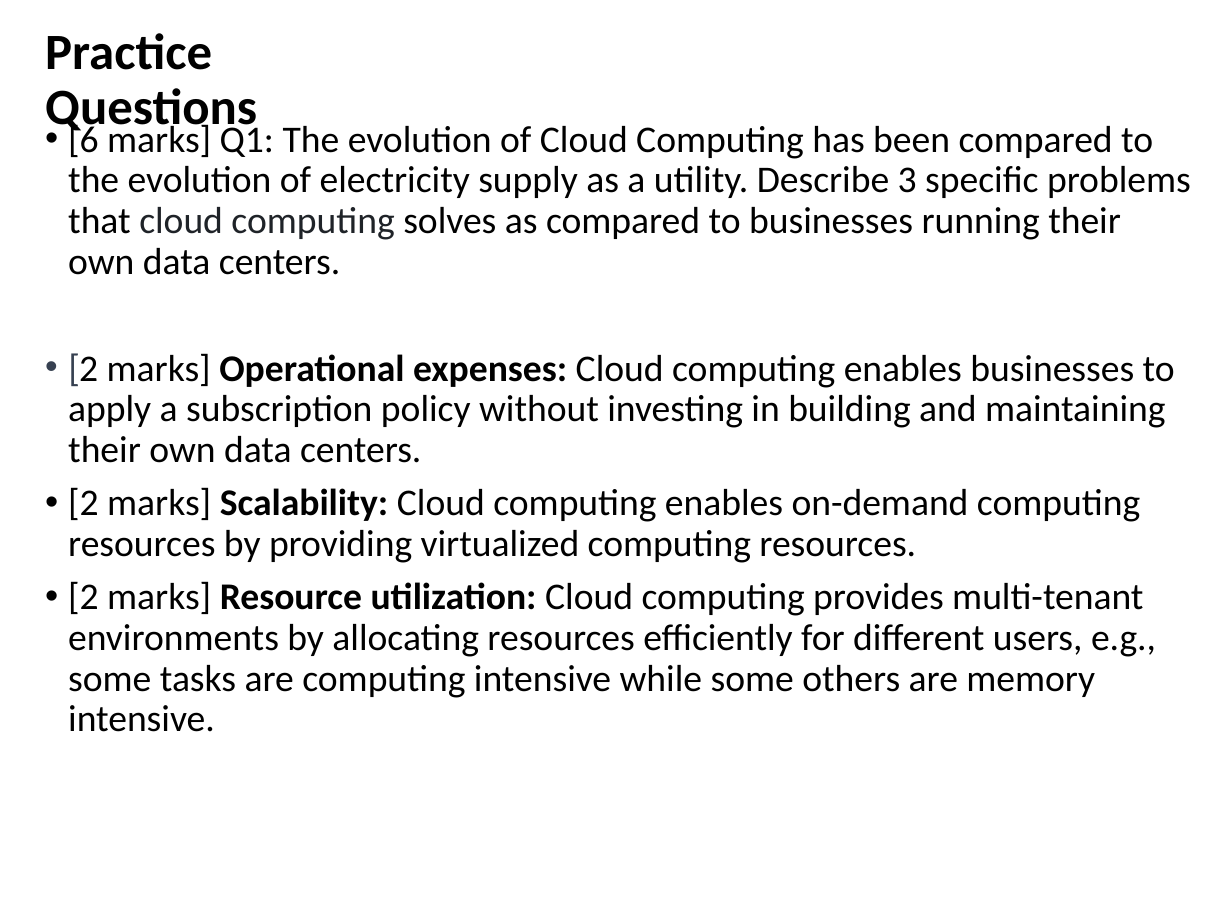
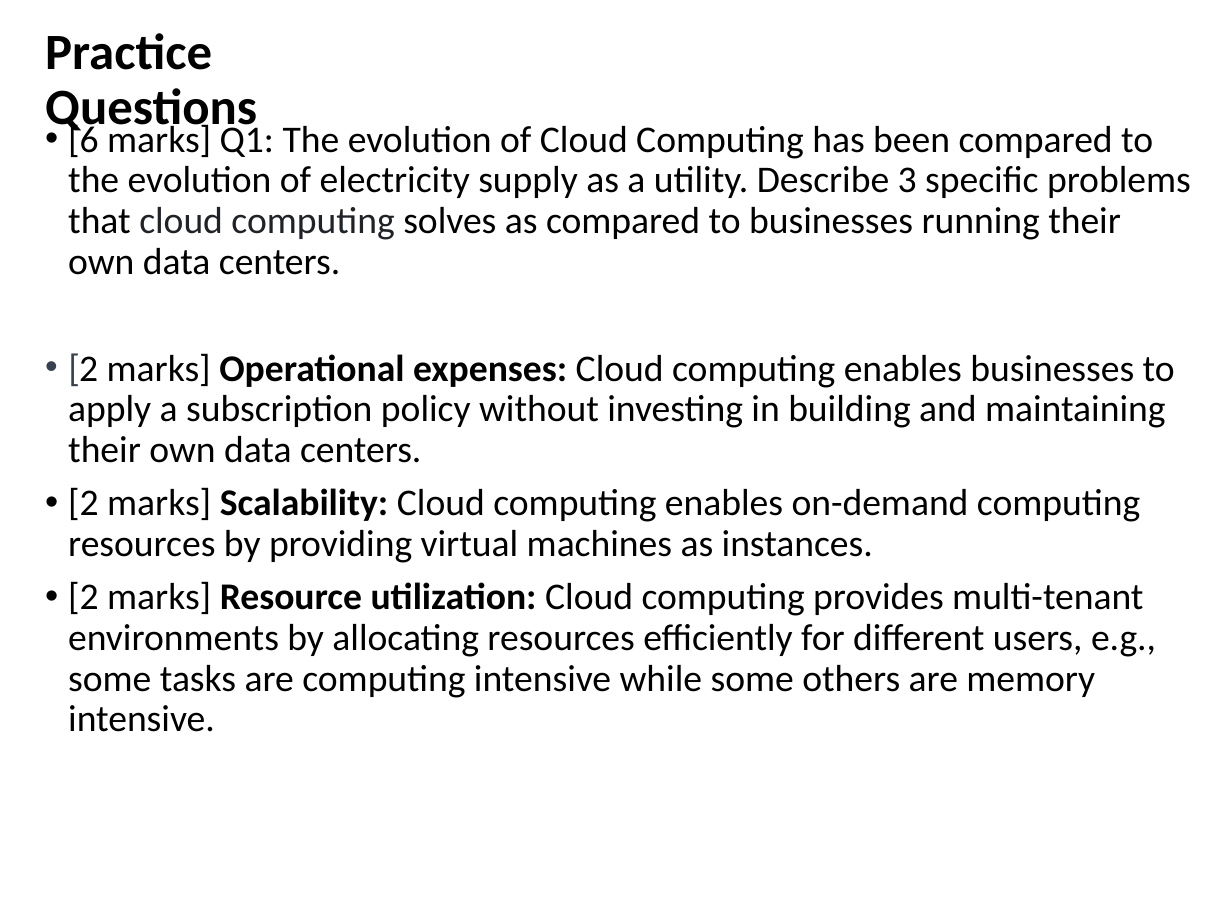
Before and after one commit to zhangzhics/CITS5503_Sem2, a slide deck: slide 61 of Lectures2025/CITS5503CloudComputingIntro_week1.pptx. Drawn at 1232x924 pixels with LibreOffice and Linux fonts; fonts in the diff are those of the drawing. Boxes give left, top, right and bottom in pixels: in the first picture for what was removed or moved away, otherwise in the second. Text is boxed around its words. In the diff, an @@ line names an element or a change of style, - is before the commit and + after.

```diff
--- a/Lectures2025/CITS5503CloudComputingIntro_week1.pptx
+++ b/Lectures2025/CITS5503CloudComputingIntro_week1.pptx
@@ text at (x1=68, y1=487, x2=1140, y2=563): text changed @@
-• [2 marks] Scalability: Cloud computing enables on-demand computing resources by providing virtualized computing resources.
+• [2 marks] Scalability: Cloud computing enables on-demand computing resources by providing virtual machines as instances.
```
Also in this commit, not shown: 3 other slides changed.
